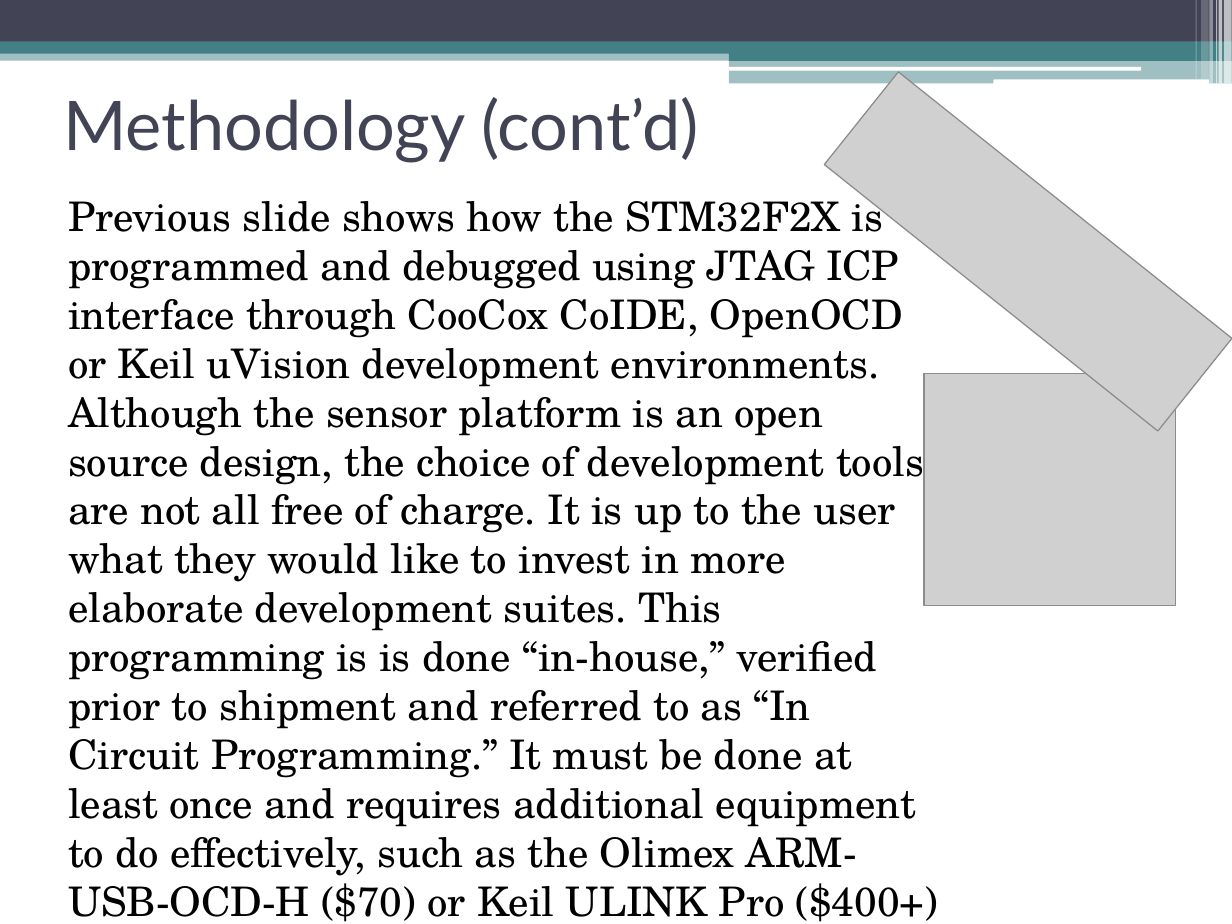
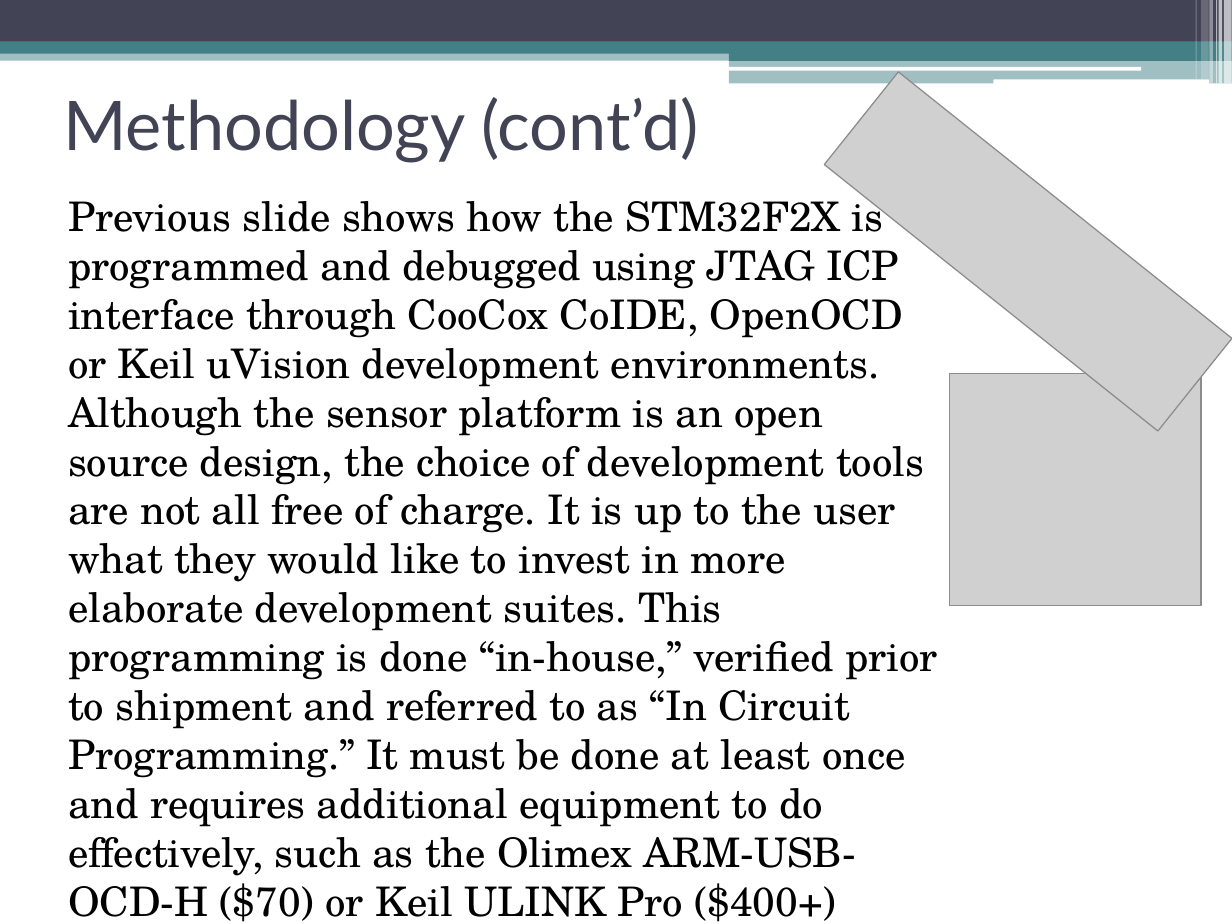
Before and after one commit to erebus-labs/sense_platform, a slide deck: slide 15 of Project Flow Documents/Project Documents/Powerpoint.pptx. Drawn at 1232x924 pixels with LibreOffice and Linux fonts; fonts in the diff are those of the drawing; grey boxes stand for pictures. Boxes give left, top, right and bottom in pixels: in the first picture for what was removed or moved away, otherwise in the second. Text is boxed around its words. In the diff, an @@ line names an element or a change of style, - is before the commit and + after.

```diff
--- a/Project Flow Documents/Project Documents/Powerpoint.pptx
+++ b/Project Flow Documents/Project Documents/Powerpoint.pptx
@@ text at (68, 191, 938, 922): text changed @@
-Previous slide shows how the STM32F2X is programmed and debugged using JTAG ICP interface through CooCox CoIDE, OpenOCD or Keil uVision development environments. Although the sensor platform is an open source design, the choice of development tools are not all free of charge. It is up to the user what they would like to invest in more elaborate development suites. This programming is is done “in-house,” verified prior to shipment and referred to as “In Circuit Programming.” It must be done at least once and requires additional equipment to do effectively, such as the Olimex ARM-USB-OCD-H ($70) or Keil ULINK Pro ($400+) JTAG units. This bootloader firmware allows the HID connection over USB to support the browser-based editing.
+Previous slide shows how the STM32F2X is programmed and debugged using JTAG ICP interface through CooCox CoIDE, OpenOCD or Keil uVision development environments. Although the sensor platform is an open source design, the choice of development tools are not all free of charge. It is up to the user what they would like to invest in more elaborate development suites. This programming is done “in-house,” verified prior to shipment and referred to as “In Circuit Programming.” It must be done at least once and requires additional equipment to do effectively, such as the Olimex ARM-USB-OCD-H ($70) or Keil ULINK Pro ($400+) JTAG units. This bootloader firmware allows the HID connection over USB to support the browser-based editing.
@@ picture: place and size @@
-picture at (924, 373, 1175, 606)
+picture at (950, 373, 1201, 606)
```
Also in this commit, not shown: 2 other slides changed, 4 other files.
